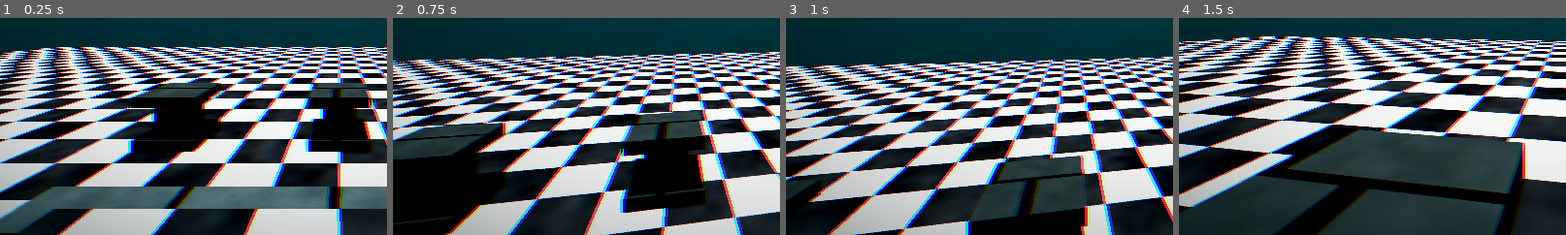
Above: before the commit, frames 1-4 (left to right).
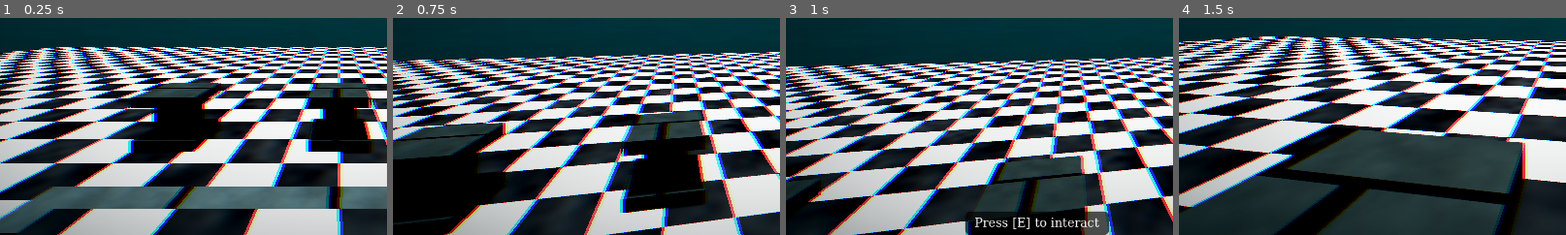
Above: after the commit, the same moments.

Repository: moonwavestudios/Voidscape
Game: Godot game, scene res://main.tscn
Same seed, same stepped clock (60 frames per second), same inputs: the game is played once before the commit and once after it.
Inputs (mouse positions are % of the whole screen's width and height, from its top left):
- Up to frame 1 (0.25 s): no input
- Up to frame 2 (0.75 s): tap Enter (ui_accept) at 0.5 s; move the mouse to (55, 50) at 0.52 s; hold Up (ui_up) from 0.53 s (still down); tap F (interact, bound only after the commit) at 0.6 s
- Up to frame 3 (1 s): keep holding Up (ui_up); tap Enter (ui_accept) at 0.77 s
- Up to frame 4 (1.5 s): keep holding Up (ui_up); tap E (dash) at 1.25, 1.35 s; move the mouse to (45, 50) at 1.27 s
The pictures show only the part of the screen within x 6-56%, y 50-100%; the shares and areas given below are measured in that part.

Frames 1-2 are identical in both runs. In frame 3, 1.8% of the frame differs, in the area x 46-84%, y 89-100%; in frame 4, nothing differs.

Commit message:
improved the proximity prompt

Diff:
--- a/project.godot
+++ b/project.godot
@@ -15,11 +15,16 @@
 config/features=PackedStringArray("4.6", "Forward Plus")
 config/icon="res://icon.svg"
 
+[autoload]
+
+ProximityPromptManager="*uid://3tutyotkm5rx"
+
 [global_group]
 
 player=""
 gifts=""
 map=""
+interactors=""
 
 [input]
 
@@ -60,6 +65,11 @@
 "events": [Object(InputEventKey,"resource_local_to_scene":false,"resource_name":"","device":-1,"window_id":0,"alt_press …(192 unchanged characters)…
 ]
 }
+interact={
+"deadzone": 0.2,
+"events": [Object(InputEventKey,"resource_local_to_scene":false,"resource_name":"","device":-1,"window_id":0,"alt_pressed":false,"shift_pressed":false,"ctrl_pressed":false,"meta_pressed":false,"pressed":false,"keycode":0,"physical_keycode":70,"key_label":0,"unicode":102,"location":0,"echo":false,"script":null)
+]
+}
 
 [physics]
 
--- a/scenes/idk.tscn
+++ b/scenes/idk.tscn
@@ -2,6 +2,7 @@
 
 [ext_resource type="Shader" uid="uid://daywub3pgh2h8" path="res://shaders/checkerboard_floor.gdshader" id="1_htol6"]
 [ext_resource type="Shader" uid="uid://bi6vgst2td81v" path="res://shaders/underwater_stone.gdshader" id="2_f0r8y"]
+[ext_resource type="PackedScene" uid="uid://bqs3r4f0unodw" path="res://scenes/proximity_prompt.tscn" id="3_qhmgb"]
 
 [sub_resource type="BoxShape3D" id="BoxShape3D_wjrnq"]
 size = Vector3(6.9605103, 0.20947266, 6.979004)
@@ -269,6 +270,16 @@
 transform = Transform3D(0.69470626, 0, -1.7763568e-15, 0, 0.6878534, 0, 0, 0, 0.6689158, 0, 0.015579879, 0)
 mesh = SubResource("BoxMesh_0lrh6")
 
+[node name="ProximityPrompt" parent="StaticBody3D/CollisionShape3D7" unique_id=25112644 instance=ExtResource("3_qhmgb")]
+prompt_text = null
+action_key = null
+hold_duration = 0.0
+max_activations = 1
+cooldown_time = null
+max_distance = null
+prompt_font_size = null
+enabled = null
+
 [node name="CollisionShape3D8" type="CollisionShape3D" parent="StaticBody3D" unique_id=960623143]
 transform = Transform3D(-4.371139e-08, 0, -1, 0, 1, 0, 1, 0, -4.371139e-08, 0, 0.411, -5.945)
 shape = SubResource("BoxShape3D_i65in")
@@ -285,6 +296,16 @@
 transform = Transform3D(0.69470626, 0, -1.7763568e-15, 0, 0.6878534, 0, 0, 0, 0.6689158, 0, 0.015579879, 0)
 mesh = SubResource("BoxMesh_0lrh6")
 
+[node name="ProximityPrompt" parent="StaticBody3D/CollisionShape3D8" unique_id=881029141 instance=ExtResource("3_qhmgb")]
+prompt_text = null
+action_key = null
+hold_duration = 0.0
+max_activations = 1
+cooldown_time = null
+max_distance = null
+prompt_font_size = null
+enabled = null
+
 [node name="CollisionShape3D9" type="CollisionShape3D" parent="StaticBody3D" unique_id=468746754]
 transform = Transform3D(-4.371139e-08, 0, -1, 0, 1, 0, 1, 0, -4.371139e-08, 3.0637145, 0.411, -5.945)
 shape = SubResource("BoxShape3D_i65in")
@@ -301,6 +322,16 @@
 transform = Transform3D(0.69470626, 0, -1.7763568e-15, 0, 0.6878534, 0, 0, 0, 0.6689158, 0, 0.015579879, 0)
 mesh = SubResource("BoxMesh_0lrh6")
 
+[node name="ProximityPrompt" parent="StaticBody3D/CollisionShape3D9" unique_id=50403139 instance=ExtResource("3_qhmgb")]
+prompt_text = null
+action_key = null
+hold_duration = 0.0
+max_activations = 1
+cooldown_time = null
+max_distance = null
+prompt_font_size = null
+enabled = null
+
 [node name="CollisionShape3D2" type="CollisionShape3D" parent="StaticBody3D" unique_id=1339676114]
 transform = Transform3D(1, 0, 0, 0, 1, 0, 0, 0, 1, 0.1195488, -0.24106741, -0.0119018555)
 shape = SubResource("BoxShape3D_htol6")
--- a/scenes/player.tscn
+++ b/scenes/player.tscn
@@ -67,7 +67,7 @@
 material = SubResource("ShaderMaterial_g2els")
 size = Vector2(2.02, 2.69)
 
-[node name="player" type="CharacterBody3D" unique_id=1056688122]
+[node name="player" type="CharacterBody3D" unique_id=1056688122 groups=["interactors", "player"]]
 script = ExtResource("1_3vyb7")
 
 [node name="CollisionShape3D" type="CollisionShape3D" parent="." unique_id=903532109]
--- /dev/null
+++ b/scenes/proximity_prompt.tscn
@@ -0,0 +1,31 @@
+[gd_scene format=3 uid="uid://bqs3r4f0unodw"]
+
+[ext_resource type="Script" uid="uid://csfleu3tal8s3" path="res://scripts/proximity_prompt.gd" id="1_5l7g3"]
+
+[sub_resource type="FontFile" id="FontFile_irxgb"]
+cache/0/variation_coordinates = {}
+cache/0/face_index = 0
+cache/0/embolden = 0.0
+cache/0/transform = Transform2D(1, 0, 0, 1, 0, 0)
+cache/0/spacing_top = 0
+cache/0/spacing_bottom = 0
+cache/0/spacing_space = 0
+cache/0/spacing_glyph = 0
+cache/0/baseline_offset = 0.0
+cache/0/16/0/ascent = 0.0
+cache/0/16/0/descent = 0.0
+cache/0/16/0/underline_position = 0.0
+cache/0/16/0/underline_thickness = 0.0
+cache/0/16/0/scale = 1.0
+
+[sub_resource type="BoxShape3D" id="BoxShape3D_5l7g3"]
+
+[node name="ProximityPrompt" type="Area3D" unique_id=25112644]
+script = ExtResource("1_5l7g3")
+prompt_font = SubResource("FontFile_irxgb")
+
+[node name="CollisionShape3D" type="CollisionShape3D" parent="." unique_id=293999784]
+shape = SubResource("BoxShape3D_5l7g3")
+
+[node name="Label3D" type="Label3D" parent="." unique_id=1829354049]
+billboard = 1
--- /dev/null
+++ b/scripts/proximity_prompt.gd
@@ -0,0 +1,235 @@
+extends Area3D
+
+@export var prompt_text: String = "Press [E] to interact"
+@export var action_key: String = "interact"
+@export var hold_duration: float = 1.0
+@export var max_activations: int = -1
+@export var cooldown_time: float = 1.0
+@export var max_distance: float = 5.0
+@export var prompt_font: Font
+@export var prompt_font_size: int = 18
+@export var enabled: bool = true
+
+signal prompt_triggered(interactor: Node)
+signal prompt_activated(interactor: Node)
+signal prompt_deactivated(interactor: Node)
+signal player_entered(interactor: Node)
+signal player_exited(interactor: Node)
+
+var _closest_player: Node = null
+var _hold_timer: float = 0.0
+var _cooldown_timer: float = 0.0
+var _activation_count: int = 0
+var _is_holding: bool = false
+var _exhausted: bool = false
+var _ui_label: Label
+var _ui_container: Control
+var _is_priority: bool = false
+
+func _ready() -> void:
+	if not InputMap.has_action(action_key):
+		push_error("ProximityPrompt: Action '%s' not found in Input Map! Please add it via Project > Input Map." % action_key)
+
+	ProximityPromptManager.register(self)
+	_build_ui()
+	_set_ui_visible(false)
+
+func _exit_tree() -> void:
+	ProximityPromptManager.unregister(self)
+
+func _process(delta: float) -> void:
+	if not enabled:
+		return
+
+	if _cooldown_timer > 0.0:
+		_cooldown_timer -= delta
+
+	_update_closest_player()
+
+	if _closest_player == null:
+		_set_ui_visible(false)
+		_reset_hold()
+		return
+
+	if _exhausted or (max_activations >= 0 and _activation_count >= max_activations):
+		_exhausted = true
+		_set_ui_visible(false)
+		_reset_hold()
+		return
+
+	_is_priority = ProximityPromptManager.get_winner_for_player(_closest_player) == self
+
+	if not _is_priority:
+		_set_ui_visible(false)
+		_reset_hold()
+		return
+
+	_set_ui_visible(true)
+	_update_ui_position()
+
+	if Input.is_action_pressed(action_key):
+		if hold_duration > 0.0:
+			_is_holding = true
+			_hold_timer += delta
+			_update_progress_bar(_hold_timer / hold_duration)
+			if _hold_timer >= hold_duration:
+				_try_activate(_closest_player)
+				_reset_hold()
+	else:
+		if _is_holding:
+			_reset_hold()
+
+func _unhandled_input(event: InputEvent) -> void:
+	if not enabled:
+		return
+	if _closest_player == null:
+		return
+	if hold_duration > 0.0:
+		return
+	if not _is_priority:
+		return
+	if global_position.distance_to(_closest_player.global_position) > max_distance:
+		return
+	if _exhausted or (max_activations >= 0 and _activation_count >= max_activations):
+		return
+
+	if event.is_action_pressed(action_key):
+		_try_activate(_closest_player)
+
+func _try_activate(interactor: Node) -> void:
+	if _cooldown_timer > 0.0:
+		return
+	if max_activations >= 0 and _activation_count >= max_activations:
+		return
+
+	_activation_count += 1
+	_cooldown_timer = cooldown_time
+
+	if max_activations >= 0 and _activation_count >= max_activations:
+		_exhausted = true
+		_set_ui_visible(false)
+
+	emit_signal("prompt_triggered", interactor)
+
+func _update_closest_player() -> void:
+	var all_players := get_tree().get_nodes_in_group("interactors")
+
+	var best: Node = null
+	var best_dist: float = INF
+	for p in all_players:
+		if not is_instance_valid(p):
+			continue
+		if p.has_method("is_Killer") and p.is_Killer:
+			continue
+		if "is_Killer" in p and p.is_Killer:
+			continue
+
+		var d: float = global_position.distance_to(p.global_position)
+		if d <= max_distance and d < best_dist:
+			best_dist = d
+			best = p
+
+	if best != _closest_player:
+		if _closest_player != null:
+			emit_signal("prompt_deactivated", _closest_player)
+			emit_signal("player_exited", _closest_player)
+		_closest_player = best
+		if _closest_player != null:
+			emit_signal("prompt_activated", _closest_player)
+			emit_signal("player_entered", _closest_player)
+
+func _reset_hold() -> void:
+	_hold_timer = 0.0
+	_is_holding = false
+	_update_progress_bar(0.0)
+
+func set_enabled(value: bool) -> void:
+	enabled = value
+	if not enabled:
+		_set_ui_visible(false)
+		_reset_hold()
+
+func set_prompt_text(text: String) -> void:
+	prompt_text = text
+	if _ui_label:
+		_ui_label.text = prompt_text
+
+func reset_activations() -> void:
+	_activation_count = 0
+	_exhausted = false
+
+func _build_ui() -> void:
+	var canvas := CanvasLayer.new()
+	canvas.layer = 10
+	add_child(canvas)
+
+	_ui_container = Control.new()
+	_ui_container.set_anchors_and_offsets_preset(Control.PRESET_FULL_RECT)
+	_ui_container.mouse_filter = Control.MOUSE_FILTER_IGNORE
+	canvas.add_child(_ui_container)
+
+	var panel := PanelContainer.new()
+	panel.name = "Panel"
+	panel.mouse_filter = Control.MOUSE_FILTER_IGNORE
+
+	var style := StyleBoxFlat.new()
+	style.bg_color = Color(0, 0, 0, 0.65)
+	style.corner_radius_top_left    = 8
+	style.corner_radius_top_right   = 8
+	style.corner_radius_bottom_left = 8
+	style.corner_radius_bottom_right = 8
+	style.content_margin_left   = 14
+	style.content_margin_right  = 14
+	style.content_margin_top    = 8
+	style.content_margin_bottom = 8
+	panel.add_theme_stylebox_override("panel", style)
+	_ui_container.add_child(panel)
+
+	var vbox := VBoxContainer.new()
+	vbox.mouse_filter = Control.MOUSE_FILTER_IGNORE
+	panel.add_child(vbox)
+
+	_ui_label = Label.new()
+	_ui_label.text = prompt_text
+	_ui_label.add_theme_color_override("font_color", Color.WHITE)
+	if prompt_font:
+		_ui_label.add_theme_font_override("font", prompt_font)
+	_ui_label.add_theme_font_size_override("font_size", prompt_font_size)
+	_ui_label.horizontal_alignment = HORIZONTAL_ALIGNMENT_CENTER
+	_ui_label.mouse_filter = Control.MOUSE_FILTER_IGNORE
+	vbox.add_child(_ui_label)
+
+	var progress := ProgressBar.new()
+	progress.name = "ProgressBar"
+	progress.min_value = 0.0
+	progress.max_value = 1.0
+	progress.value = 0.0
+	if prompt_font:
+		progress.add_theme_font_override("font", prompt_font)
+	progress.custom_minimum_size = Vector2(160, 6)
+	progress.visible = hold_duration > 0.0
+	progress.mouse_filter = Control.MOUSE_FILTER_IGNORE
+	vbox.add_child(progress)
+
+	_ui_container.set_meta("panel", panel)
+
+func _set_ui_visible(value: bool) -> void:
+	if _ui_container:
+		_ui_container.visible = value
+
+func _update_ui_position() -> void:
+	var camera := get_viewport().get_camera_3d()
+	if camera == null:
+		return
+
+	var screen_pos: Vector2 = camera.unproject_position(global_position)
+	var panel: PanelContainer = _ui_container.get_meta("panel")
+	panel.position = screen_pos - panel.size * 0.5
+
+func _update_progress_bar(value: float) -> void:
+	var panel: PanelContainer = _ui_container.get_meta("panel") if _ui_container and _ui_container.has_meta("panel") else null
+	if panel == null:
+		return
+	var pb: ProgressBar = panel.find_child("ProgressBar", true, false)
+	if pb:
+		pb.value = clamp(value, 0.0, 1.0)
--- /dev/null
+++ b/scripts/proximity_prompt_manager2.gd
@@ -0,0 +1,26 @@
+extends Node
+
+var _prompts: Array[Node] = []
+
+func register(prompt: Node) -> void:
+	if not _prompts.has(prompt):
+		_prompts.append(prompt)
+
+func unregister(prompt: Node) -> void:
+	_prompts.erase(prompt)
+
+func get_winner_for_player(player: Node) -> Node:
+	var best: Node = null
+	var best_dist: float = INF
+	for p in _prompts:
+		if not is_instance_valid(p):
+			continue
+		if not p.enabled:
+			continue
+		if p._exhausted:
+			continue
+		var d: float = p.global_position.distance_to(player.global_position)
+		if d <= p.max_distance and d < best_dist:
+			best_dist = d
+			best = p
+	return best
Not shown, added: scripts/proximity_prompt.gd.uid
Not shown, added: scripts/proximity_prompt_manager2.gd.uid
